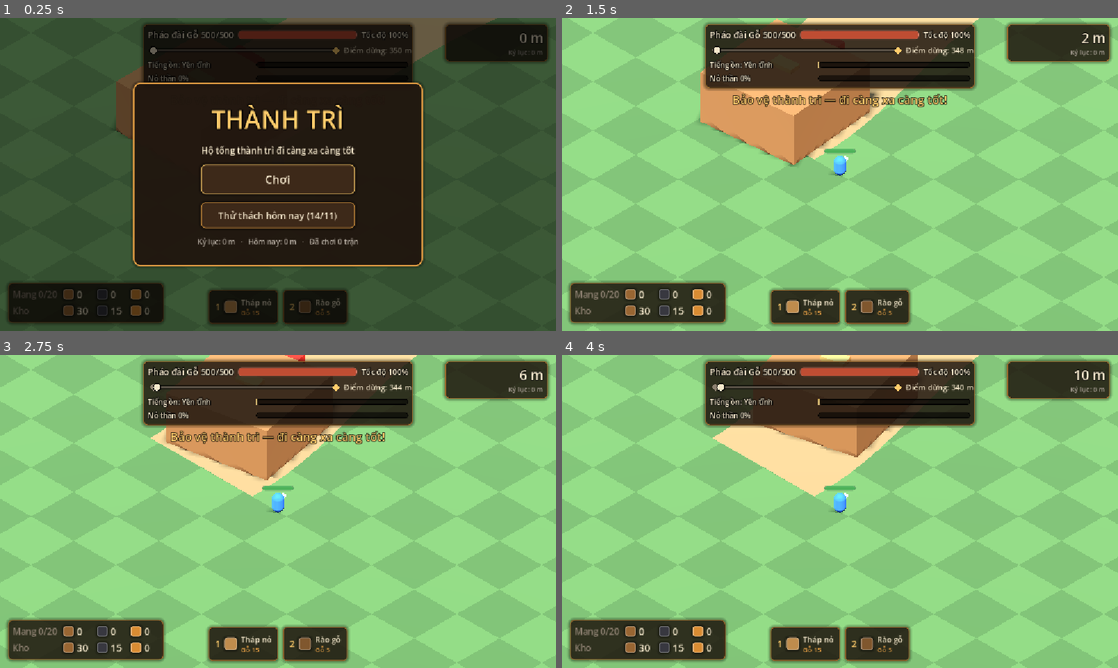
Above: before the commit, frames 1-4 (two rows, left to right).
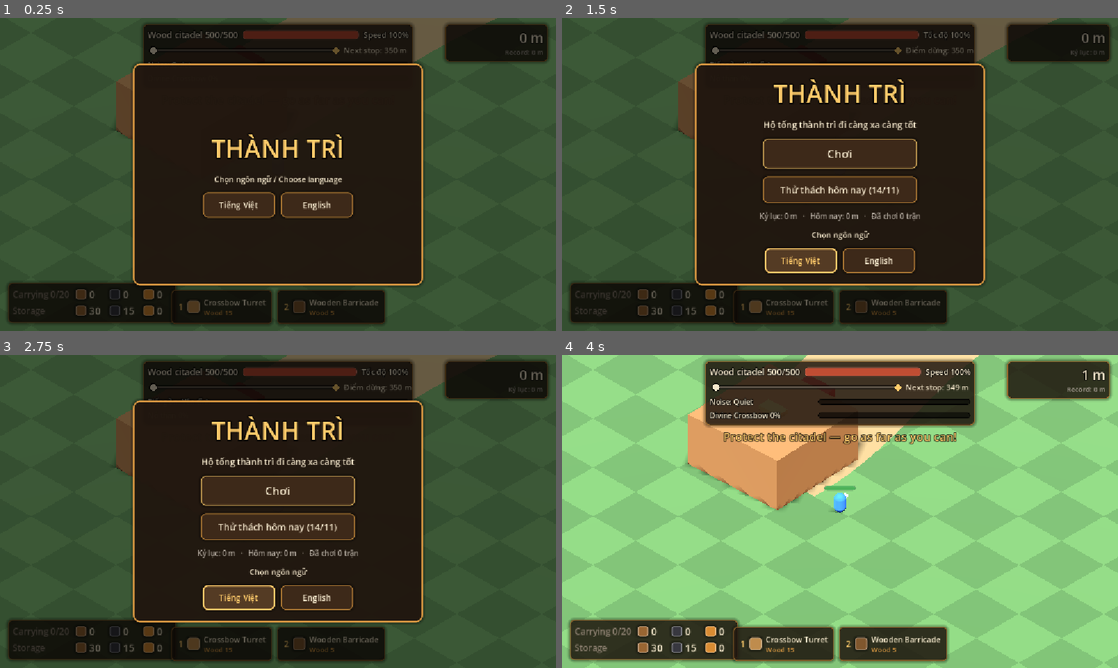
Above: after the commit, the same moments.

Repository: hieudeptrai196/thanhtri2
Game: Godot game, scene res://scenes/main.tscn
Same seed, same stepped clock (60 frames per second), same inputs: the game is played once before the commit and once after it.
Inputs (mouse positions are in pixels of both pictures, inside the frame that each line leads up to):
- Up to frame 1 (0.25 s): no input
- Up to frame 2 (1.5 s): click (840, 180) at 0.5 s, where only the run before the commit has a clickable "Chơi"; click (801, 205) at 1.25 s, where only the run after the commit has a clickable "Tiếng Việt"
- Up to frame 3 (2.75 s): click (239, 596) at 2 s, where only the run after the commit has a clickable "Tiếng Việt"
- Up to frame 4 (4 s): click (878, 596) at 2.75 s, where only the run after the commit has a clickable "English"; click (840, 489) at 3.5 s, where only the run after the commit has a clickable "Play"

The runs differ from the first frame. In frame 1, 15% of the frame differs, in the area x 2-97%, y 3-98%; in frame 2, 97%, in the area x 0-100%, y 0-100%; in frame 3, 97%; in frame 4, 12%.

Commit message:
M1.10: đa ngôn ngữ (Việt + Anh), chọn ngôn ngữ lần đầu — M1 xong
- gettext: locale/messages.pot + en.po (87/87); tiếng Việt là ngôn ngữ gốc, fallback vi
- tools/extract_strings.py: gom tr()/"# i18n"/display_name/description, cập nhật .pot và .po, báo chuỗi thiếu
- Locales + autoload LocaleBoot (áp dụng ngôn ngữ đã lưu trước khi dựng chữ)
- Màn bắt đầu: lần đầu chỉ chọn ngôn ngữ; sau đó đổi được ở cuối menu
- Tách câu ghép "Giữ F để %s %s" thành câu trọn cho từng trường hợp
- Test 91/91 (test_i18n.gd); CLAUDE.md có quy trình dịch

Co-Authored-By: Claude Opus 5.5 <noreply@anthropic.com>

Diff:
--- /dev/null
+++ b/locale/locale_boot.gd
@@ -0,0 +1,6 @@
+extends Node
+## Autoload: applies the saved language before the first scene builds any text.
+
+
+func _init() -> void:
+	Locales.apply_saved()
--- /dev/null
+++ b/locale/locales.gd
@@ -0,0 +1,28 @@
+class_name Locales
+## Languages the game ships with and the player's choice (saved in SaveManager).
+## The first launch follows the system language until the player picks one on the start menu.
+
+## Locale code -> name shown in that language (never translated).
+const SUPPORTED := {"vi": "Tiếng Việt", "en": "English"}
+
+
+static func system_default() -> String:
+	return "vi" if OS.get_locale_language() == "vi" else "en"
+
+
+static func has_chosen() -> bool:
+	return SaveManager.get_setting("language", "") != ""
+
+
+static func current() -> String:
+	var code: String = SaveManager.get_setting("language", "")
+	return code if SUPPORTED.has(code) else system_default()
+
+
+static func apply_saved() -> void:
+	TranslationServer.set_locale(current())
+
+
+static func choose(code: String) -> void:
+	SaveManager.set_setting("language", code)
+	TranslationServer.set_locale(code)
--- a/project.godot
+++ b/project.godot
@@ -14,6 +14,10 @@
 run/main_scene="res://scenes/main.tscn"
 config/features=PackedStringArray("4.7", "Forward Plus")
 config/icon="res://icon.svg"
+
+[autoload]
+
+LocaleBoot="*res://locale/locale_boot.gd"
 
 [display]
 
@@ -114,6 +118,11 @@
 ]
 }
 
+[internationalization]
+
+locale/fallback="vi"
+locale/translations=PackedStringArray("res://locale/en.po")
+
 [layer_names]
 
 3d_physics/layer_1="world"
--- a/tests/game_test.gd
+++ b/tests/game_test.gd
@@ -45,6 +45,7 @@
 	tree.paused = false
 	DirAccess.remove_absolute(ProjectSettings.globalize_path(SaveManager.path))
 	Match._queued_mode = -1  # never leak a queued run into the next test
+	TranslationServer.set_locale("vi")
 	SaveManager.reload()
 	for action in InputMap.get_actions():
 		if not String(action).begins_with("ui_"):
--- a/tests/run_tests.gd
+++ b/tests/run_tests.gd
@@ -21,6 +21,7 @@
 	# Never touch the player's own save while testing.
 	SaveManager.path = "user://thanhtri_test_save.cfg"
 	SaveManager.reload()
+	TranslationServer.set_locale("vi")  # tests read Vietnamese source text
 	OS.add_logger(errors)
 
 	for file in DirAccess.get_files_at(TEST_DIR):
--- /dev/null
+++ b/tests/test_i18n.gd
@@ -0,0 +1,43 @@
+extends GameTest
+
+
+func _msgids() -> PackedStringArray:
+	var ids := PackedStringArray()
+	for line in FileAccess.get_file_as_string("res://locale/messages.pot").split("\n"):
+		if line.begins_with("msgid \"") and line != "msgid \"\"":
+			ids.append(line.substr(7, line.length() - 8).c_unescape())
+	return ids
+
+
+func test_every_string_has_an_english_translation() -> void:
+	var ids := _msgids()
+	check(ids.size() > 50, "the template lists the game's strings (%d)" % ids.size())
+	TranslationServer.set_locale("en")
+	var untranslated := []
+	for id in ids:
+		if tr(id) == id and id != "THÀNH TRÌ":  # the title stays as is
+			untranslated.append(id)
+	check(untranslated.is_empty(), "untranslated in English: %s" % [untranslated])
+	check(tr("Chơi") == "Play" and tr("Tốc độ %d%%") % 80 == "Speed 80%", "English texts and placeholders work")
+	TranslationServer.set_locale("vi")
+	check(tr("Chơi") == "Chơi", "Vietnamese is the source language")
+
+
+func test_first_launch_asks_for_a_language_then_remembers_it() -> void:
+	check(not Locales.has_chosen(), "no language chosen on a fresh save")
+	var scene: Node = MAIN_SCENE.instantiate()
+	tree.root.add_child(scene)
+	await frames(2)
+	var menu: StartMenu = scene.get_node("Match/UI/StartMenu")
+	check(menu.visible and not menu.get_node("%Play").visible, "first launch shows only the language choice")
+	menu._language_buttons["en"].pressed.emit()
+	check(Locales.has_chosen() and Locales.current() == "en", "the choice is saved")
+	check(TranslationServer.get_locale().begins_with("en"), "and applied")
+	check(menu.get_node("%Play").visible and menu.get_node("%Play").text == "Play", "the menu redraws in English")
+	menu._language_buttons["vi"].pressed.emit()
+	check(menu.get_node("%Play").text == "Chơi", "switching back redraws in Vietnamese")
+	tree.paused = false
+	scene.free()
+	SaveManager.reload()
+	Locales.apply_saved()
+	check(TranslationServer.get_locale().begins_with("vi"), "the saved language is applied on the next start")
--- a/ui/hud.gd
+++ b/ui/hud.gd
@@ -30,7 +30,7 @@
 @onready var _divine_label: Label = %DivineLabel
 @onready var _divine_bar: ProgressBar = %DivineBar
 
-const NOISE_LEVEL_NAMES: Array[String] = ["Yên tĩnh", "Dò xét", "Bầy đàn", "Dữ dội", "TRUY ĐUỔI"]
+const NOISE_LEVEL_NAMES: Array[String] = ["Yên tĩnh", "Dò xét", "Bầy đàn", "Dữ dội", "TRUY ĐUỔI"]  # i18n
 var _noise: NoiseMeter
 var _best: float = 0.0
 @onready var _distance_label: Label = %DistanceLabel
@@ -156,8 +156,9 @@
 		return
 	if builder.recover_target:
 		var progress := roundi(builder.recover_progress / builder.recover_hold_time * 100.0)
-		var verb := tr("thu") if builder.recover_target.built else tr("dỡ bản vẽ")
-		_repair_hint.text = tr("Giữ F để %s %s") % [verb, tr(builder.recover_target.type.display_name)] + (" (%d%%)" % progress if progress > 0 else "") + _helpers_text(builder.recover_target)
+		# Whole sentences per case, so translations can order the words their own way.
+		var prompt := tr("Giữ F để thu %s") if builder.recover_target.built else tr("Giữ F để dỡ bản vẽ %s")
+		_repair_hint.text = prompt % tr(builder.recover_target.type.display_name) + (" (%d%%)" % progress if progress > 0 else "") + _helpers_text(builder.recover_target)
 		return
 	var damaged := _fortress.health.current < _fortress.health.max_health
 	_repair_hint.visible = damaged and _fortress.service_zone.overlaps_body(_warrior)
--- a/ui/start_menu.gd
+++ b/ui/start_menu.gd
@@ -1,6 +1,7 @@
 class_name StartMenu
 extends Control
-## Start screen: play a random road or today's daily challenge, with local records.
+## Start screen: play a random road or today's daily challenge, with local records, and the
+## language picker (shown alone on the very first launch).
 ## Only reports the choice; the match starts the run.
 
 signal play_requested
@@ -12,6 +13,10 @@
 @onready var _play: Button = %Play
 @onready var _daily: Button = %Daily
 @onready var _records: Label = %Records
+@onready var _language_title: Label = %LanguageTitle
+@onready var _languages: HBoxContainer = %Languages
+
+var _language_buttons: Dictionary = {}
 
 
 func _ready() -> void:
@@ -24,10 +29,25 @@
 	UiStyle.apply_button(_daily)
 	_play.pressed.connect(play_requested.emit)
 	_daily.pressed.connect(daily_requested.emit)
+	_language_title.add_theme_color_override("font_color", UiStyle.PARCHMENT)
+	for code in Locales.SUPPORTED:
+		var button := Button.new()
+		button.text = Locales.SUPPORTED[code]  # each language names itself, untranslated
+		button.custom_minimum_size = Vector2(150, 40)
+		button.add_theme_font_size_override("font_size", 17)
+		button.pressed.connect(_on_language_picked.bind(code))
+		_languages.add_child(button)
+		_language_buttons[code] = button
 	hide()
 
 
 func open() -> void:
+	var first_launch := not Locales.has_chosen()
+	for control in [_subtitle, _play, _daily, _records]:
+		control.visible = not first_launch
+	_language_title.text = tr("Chọn ngôn ngữ") if not first_launch else "Chọn ngôn ngữ / Choose language"
+	for code in _language_buttons:
+		UiStyle.apply_button(_language_buttons[code], UiStyle.BRONZE_BRIGHT if code == Locales.current() and not first_launch else UiStyle.BRONZE)
 	var today := Match.today()
 	_title.text = tr("THÀNH TRÌ")
 	_subtitle.text = tr("Hộ tống thành trì đi càng xa càng tốt")
@@ -37,3 +57,8 @@
 		UiStyle.format_meters(SaveManager.best_distance()), UiStyle.format_meters(SaveManager.best_daily(today)),
 		SaveManager.runs_played()]
 	show()
+
+
+func _on_language_picked(code: String) -> void:
+	Locales.choose(code)
+	open()  # redraw every text in the new language
--- a/ui/start_menu.tscn
+++ b/ui/start_menu.tscn
@@ -29,9 +29,9 @@
 anchor_right = 0.5
 anchor_bottom = 0.5
 offset_left = -300.0
-offset_top = -190.0
+offset_top = -230.0
 offset_right = 300.0
-offset_bottom = 190.0
+offset_bottom = 230.0
 grow_horizontal = 2
 grow_vertical = 2
 
@@ -71,3 +71,15 @@
 layout_mode = 2
 theme_override_font_sizes/font_size = 15
 horizontal_alignment = 1
+
+[node name="LanguageTitle" type="Label" parent="Panel/Column"]
+unique_name_in_owner = true
+layout_mode = 2
+theme_override_font_sizes/font_size = 16
+horizontal_alignment = 1
+
+[node name="Languages" type="HBoxContainer" parent="Panel/Column"]
+unique_name_in_owner = true
+layout_mode = 2
+theme_override_constants/separation = 12
+alignment = 1
Not shown, added: locale/en.po
Not shown, added: locale/locale_boot.gd.uid
Not shown, added: locale/locales.gd.uid
Not shown, added: locale/messages.pot
Not shown, added: tests/test_i18n.gd.uid
Not shown, changed: CLAUDE.md
Not shown, changed: docs/PROGRESS.md
Not shown, changed: docs/ROADMAP.md
Not shown, added: tools/extract_strings.py
